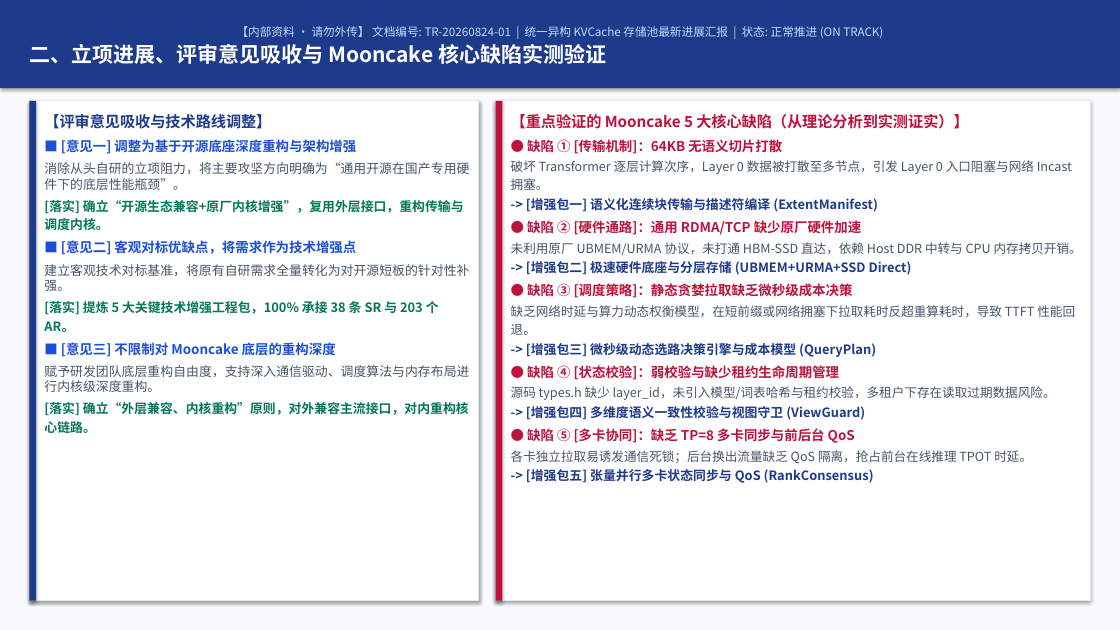
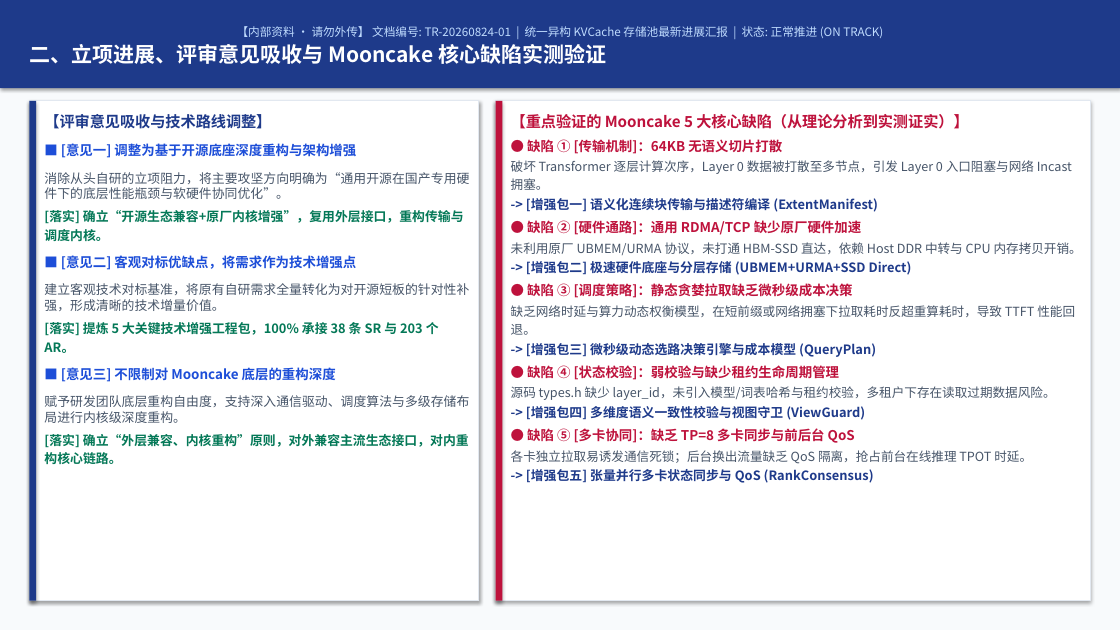
Before and after one commit to stonetree/reports, a slide deck: slide 2 of kvcache/unified_kv_memory/进度汇报/统一异构KVCache存储池进展汇报_20260824_v0.pptx. Drawn at 1120x630 pixels with LibreOffice and Linux fonts; fonts in the diff are those of the drawing. Boxes give left, top, right and bottom in pixels: in the first picture for what was removed or moved away, otherwise in the second. Text is boxed around its words. In the diff, an @@ line names an element or a change of style, - is before the commit and + after.

```diff
--- a/kvcache/unified_kv_memory/进度汇报/统一异构KVCache存储池进展汇报_20260824_v0.pptx
+++ b/kvcache/unified_kv_memory/进度汇报/统一异构KVCache存储池进展汇报_20260824_v0.pptx
@@ text at (61, 143, 356, 382): more space between paragraphs @@
@@ text at (44, 172, 469, 242): text changed @@
-消除从头自研的立项阻力，将主要攻坚方向明确为“通用开源在国产专用硬件下的底层性能瓶颈”。
-[落实] 确立“开源生态兼容+原厂内核增强”，复用外层接口，重构传输与调度内核。
+消除从头自研的立项阻力，将主要攻坚方向明确为“通用开源在国产专用硬件下的底层性能瓶颈与软硬件协同优化”。
+[落实] 确立“开源生态兼容+原厂内核增强”，复用外层接口，重构传输与调度内核。
@@ text at (44, 283, 469, 353): text changed; text colour #047857 to #475569; bold off @@
-建立客观技术对标基准，将原有自研需求全量转化为对开源短板的针对性补强。
-[落实] 提炼 5 大关键技术增强工程包，100% 承接 38 条 SR 与 203 个 AR。
+建立客观技术对标基准，将原有自研需求全量转化为对开源短板的针对性补强，形成清晰的技术增量价值。
+[落实] 提炼 5 大关键技术增强工程包，100% 承接 38 条 SR 与 203 个 AR。
@@ text at (44, 395, 469, 464): text changed @@
-赋予研发团队底层重构自由度，支持深入通信驱动、调度算法与内存布局进行内核级深度重构。
-[落实] 确立“外层兼容、内核重构”原则，对外兼容主流接口，对内重构核心链路。
+赋予研发团队底层重构自由度，支持深入通信驱动、调度算法与多级存储布局进行内核级深度重构。
+[落实] 确立“外层兼容、内核重构”原则，对外兼容主流生态接口，对内重构核心链路。
```
Also in this commit, not shown: 4 other slides changed.
